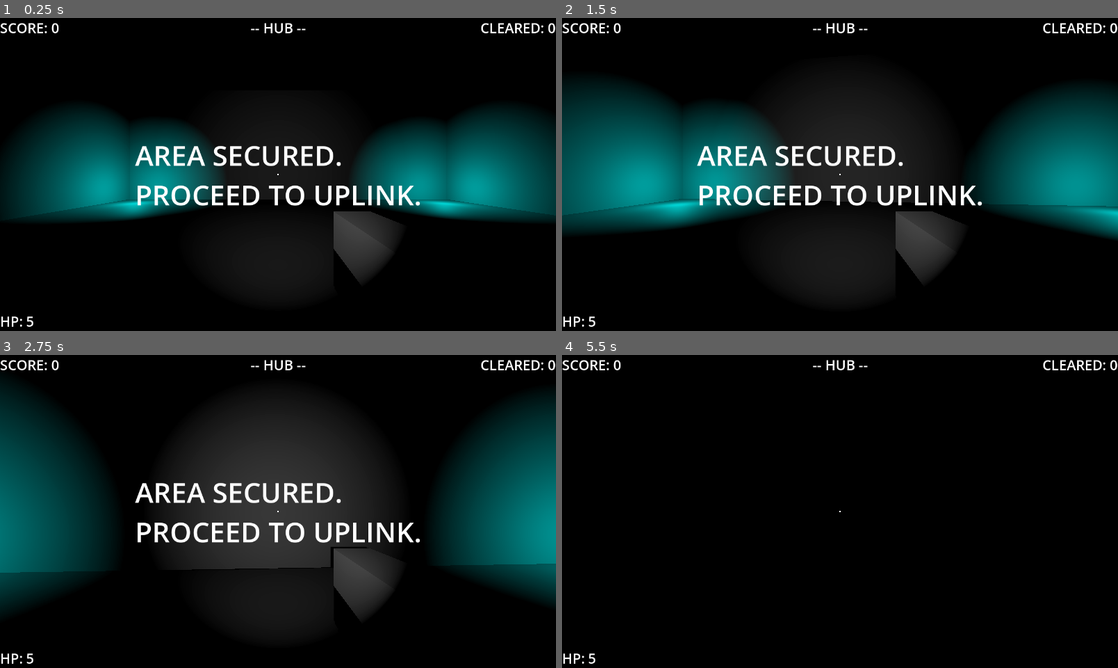
Above: before the commit, frames 1-4 (two rows, left to right).
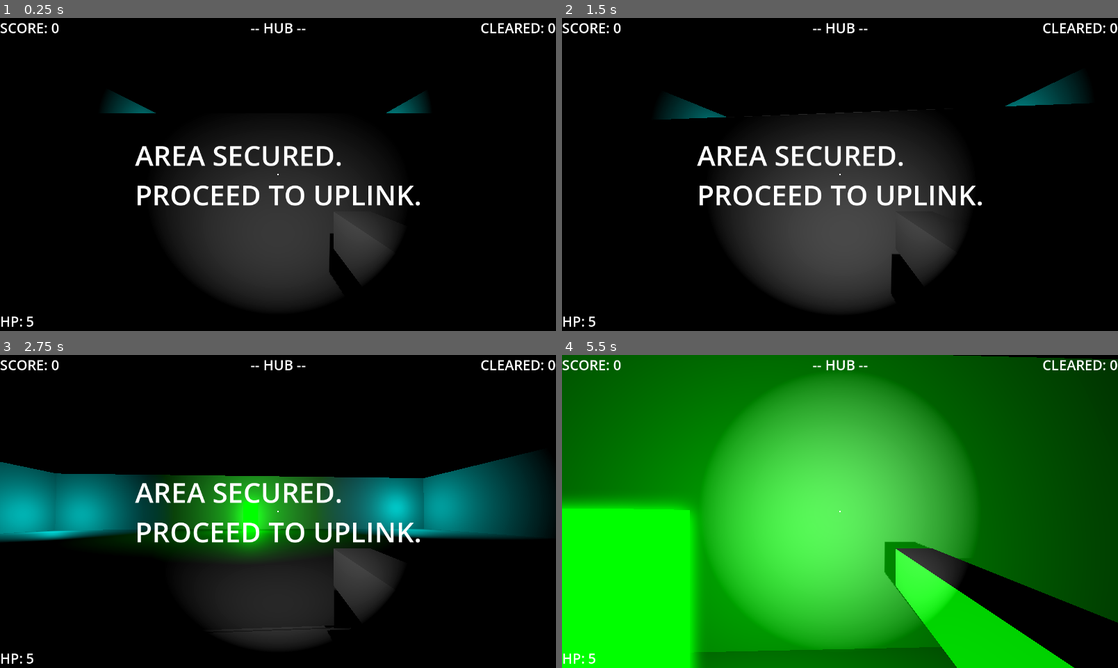
Above: after the commit, the same moments.

Repository: EnderiousGaming/R0-0TRoguelike
Game: Godot game, scene res://scenes/world_c.tscn
The game is run twice, just before and just after one commit, with the same random seed, the same clock (stepped at 60 frames per second) and the same inputs. This scene is started directly instead of the project's main scene.
Inputs (mouse positions are in pixels of both pictures, inside the frame that each line leads up to):
- Up to frame 1 (0.25 s): no input
- Up to frame 2 (1.5 s): tap Enter (ui_accept) at 0.5, 0.77 s; move the mouse to (867, 174) at 0.52 s; press the mouse at (867, 174) at 0.53 s; hold Up (ui_up) from 0.53 s (still down); move the mouse to (812, 174) at 1.27 s; release the mouse at (812, 174) at 1.28 s; click (812, 174) at 1.35 s
- Up to frame 3 (2.75 s): keep holding Up (ui_up); tap Enter (ui_accept) at 1.52 s; move the mouse to (289, 505) at 2.02 s; press the mouse at (289, 505) at 2.03 s
- Up to frame 4 (5.5 s): keep holding Up (ui_up); move the mouse to (834, 517) at 2.77 s; release the mouse at (834, 517) at 2.78 s; click (834, 517) at 2.85 s; tap Enter (ui_accept) at 3.02, 3.77, 4.52 s; move the mouse to (878, 514) at 3.52 s; press the mouse at (878, 514) at 3.53 s; move the mouse to (795, 508) at 4.27 s; release the mouse at (795, 508) at 4.28 s; click (795, 508) at 4.35 s; move the mouse to (845, 511) at 5.02 s; press the mouse at (845, 511) at 5.03 s

The runs differ from the first frame. In frame 1, 27% of the frame differs, in the area x 0-100%, y 23-87%; in frame 2, 33%; in frame 3, 36%; in frame 4, 95%, in the area x 0-100%, y 0-100%.

Commit message:
Added the RAM Sectors arena

Diff:
--- /dev/null
+++ b/scenes/kill_plane.tscn
@@ -0,0 +1,16 @@
+[gd_scene format=3 uid="uid://brf32bxx2jhxk"]
+
+[ext_resource type="Script" uid="uid://bb7obuv1c5qt1" path="res://scripts/hazard_area.gd" id="1_xygd1"]
+
+[sub_resource type="BoxShape3D" id="BoxShape3D_d38ia"]
+size = Vector3(200, 1, 200)
+
+[node name="KillPlane" type="Node3D" unique_id=1321934473]
+
+[node name="HazardArea" type="Area3D" parent="." unique_id=107388141]
+script = ExtResource("1_xygd1")
+
+[node name="CollisionShape3D" type="CollisionShape3D" parent="HazardArea" unique_id=1219182335]
+shape = SubResource("BoxShape3D_d38ia")
+
+[connection signal="body_entered" from="HazardArea" to="HazardArea" method="_on_body_entered"]
--- a/scenes/world_a.tscn
+++ b/scenes/world_a.tscn
@@ -14,6 +14,12 @@
 glow_strength = 1.5
 volumetric_fog_enabled = true
 volumetric_fog_albedo = Color(0.2062256, 0.00012639136, 0.66189396, 1)
+
+[sub_resource type="StandardMaterial3D" id="StandardMaterial3D_r4xtf"]
+albedo_color = Color(0, 0, 0, 1)
+emission_enabled = true
+emission = Color(0.1999056, 0.00031718164, 0.53090954, 1)
+emission_energy_multiplier = 0.5
 
 [node name="World" type="Node3D" unique_id=928174374]
 script = ExtResource("1_r4xtf")
@@ -97,61 +103,73 @@
 transform = Transform3D(1, 0, 0, 0, 1, 0, 0, 0, 1, 10.074635, 3.7271252, 0)
 use_collision = true
 size = Vector3(3, 8, 4)
+material = SubResource("StandardMaterial3D_r4xtf")
 
 [node name="ServerTower2" type="CSGBox3D" parent="." unique_id=265350851]
 transform = Transform3D(1, 0, 0, 0, 1, 0, 0, 0, 1, 3.0873847, 3.7271252, 0)
 use_collision = true
 size = Vector3(3, 8, 4)
+material = SubResource("StandardMaterial3D_r4xtf")
 
 [node name="ServerTower3" type="CSGBox3D" parent="." unique_id=1704292965]
 transform = Transform3D(1, 0, 0, 0, 1, 0, 0, 0, 1, -3.8580198, 3.7271252, 0)
 use_collision = true
 size = Vector3(3, 8, 4)
+material = SubResource("StandardMaterial3D_r4xtf")
 
 [node name="ServerTower4" type="CSGBox3D" parent="." unique_id=1008681332]
 transform = Transform3D(1, 0, 0, 0, 1, 0, 0, 0, 1, -10.535864, 3.7271252, 0)
 use_collision = true
 size = Vector3(3, 8, 4)
+material = SubResource("StandardMaterial3D_r4xtf")
 
 [node name="ServerTower5" type="CSGBox3D" parent="." unique_id=1347887190]
 transform = Transform3D(1, 0, 0, 0, 1, 0, 0, 0, 1, -10.535864, 3.7271252, 8.239609)
 use_collision = true
 size = Vector3(3, 8, 4)
+material = SubResource("StandardMaterial3D_r4xtf")
 
 [node name="ServerTower6" type="CSGBox3D" parent="." unique_id=750522319]
 transform = Transform3D(1, 0, 0, 0, 1, 0, 0, 0, 1, -10.535864, 3.7271252, -7.792078)
 use_collision = true
 size = Vector3(3, 8, 4)
+material = SubResource("StandardMaterial3D_r4xtf")
 
 [node name="ServerTower7" type="CSGBox3D" parent="." unique_id=1948104010]
 transform = Transform3D(1, 0, 0, 0, 1, 0, 0, 0, 1, -3.918392, 3.7271252, -7.792078)
 use_collision = true
 size = Vector3(3, 8, 4)
+material = SubResource("StandardMaterial3D_r4xtf")
 
 [node name="ServerTower8" type="CSGBox3D" parent="." unique_id=1825617376]
 transform = Transform3D(1, 0, 0, 0, 1, 0, 0, 0, 1, 2.9875417, 3.7271252, -7.792078)
 use_collision = true
 size = Vector3(3, 8, 4)
+material = SubResource("StandardMaterial3D_r4xtf")
 
 [node name="ServerTower9" type="CSGBox3D" parent="." unique_id=1609708637]
 transform = Transform3D(1, 0, 0, 0, 1, 0, 0, 0, 1, 9.7978525, 3.7271252, -7.792078)
 use_collision = true
 size = Vector3(3, 8, 4)
+material = SubResource("StandardMaterial3D_r4xtf")
 
 [node name="ServerTower10" type="CSGBox3D" parent="." unique_id=409289203]
 transform = Transform3D(1, 0, 0, 0, 1, 0, 0, 0, 1, 9.7978525, 3.7271252, 8.355383)
 use_collision = true
 size = Vector3(3, 8, 4)
+material = SubResource("StandardMaterial3D_r4xtf")
 
 [node name="ServerTower11" type="CSGBox3D" parent="." unique_id=1255059786]
 transform = Transform3D(1, 0, 0, 0, 1, 0, 0, 0, 1, 3.1814733, 3.7271252, 8.355383)
 use_collision = true
 size = Vector3(3, 8, 4)
+material = SubResource("StandardMaterial3D_r4xtf")
 
 [node name="ServerTower12" type="CSGBox3D" parent="." unique_id=1560277827]
 transform = Transform3D(1, 0, 0, 0, 1, 0, 0, 0, 1, -3.8273098, 3.7271252, 8.355383)
 use_collision = true
 size = Vector3(3, 8, 4)
+material = SubResource("StandardMaterial3D_r4xtf")
 
 [node name="OmniLight3D" type="OmniLight3D" parent="." unique_id=93069]
 transform = Transform3D(1, 0, 0, 0, 1, 0, 0, 0, 1, -0.25411558, 4.5813313, 0)
--- a/scenes/world_b.tscn
+++ b/scenes/world_b.tscn
@@ -5,6 +5,7 @@
 [ext_resource type="Script" uid="uid://kdlyvtmm25uf" path="res://scripts/wave_director.gd" id="3_itj5i"]
 [ext_resource type="PackedScene" uid="uid://cxcouiuwfd02w" path="res://scenes/enemy.tscn" id="4_dtts8"]
 [ext_resource type="PackedScene" uid="uid://il4prkm7s6oo" path="res://scenes/portal.tscn" id="5_q43ju"]
+[ext_resource type="PackedScene" uid="uid://brf32bxx2jhxk" path="res://scenes/kill_plane.tscn" id="6_e5qi3"]
 
 [sub_resource type="Environment" id="Environment_4wyf3"]
 background_mode = 1
@@ -133,4 +134,7 @@
 use_collision = true
 size = Vector3(12, 2, 1)
 
+[node name="KillPlane" parent="." unique_id=1321934473 instance=ExtResource("6_e5qi3")]
+transform = Transform3D(1, 0, 0, 0, 1, 0, 0, 0, 1, 0, -10, 0)
+
 [connection signal="timeout" from="WaveDirector/Timer" to="WaveDirector" method="_on_timer_timeout"]
--- a/scenes/world_c.tscn
+++ b/scenes/world_c.tscn
@@ -26,28 +26,8 @@
 use_collision = true
 size = Vector3(30, 1, 30)
 
-[node name="Wall1" type="CSGBox3D" parent="." unique_id=1877503622]
-transform = Transform3D(1, 0, 0, 0, 1, 0, 0, 0, 1, 0, 5, 15)
-use_collision = true
-size = Vector3(30, 10, 1)
-
-[node name="Wall2" type="CSGBox3D" parent="." unique_id=1936209788]
-transform = Transform3D(1, 0, 0, 0, 1, 0, 0, 0, 1, 0, 5, -15)
-use_collision = true
-size = Vector3(30, 10, 1)
-
-[node name="Wall3" type="CSGBox3D" parent="." unique_id=610390899]
-transform = Transform3D(-4.371139e-08, 0, 1, 0, 1, 0, -1, 0, -4.371139e-08, 15, 5, 0)
-use_collision = true
-size = Vector3(30, 10, 1)
-
-[node name="Wall4" type="CSGBox3D" parent="." unique_id=1473611356]
-transform = Transform3D(-4.371139e-08, 0, 1, 0, 1, 0, -1, 0, -4.371139e-08, -15, 5, 0)
-use_collision = true
-size = Vector3(30, 10, 1)
-
 [node name="Player" parent="." unique_id=665301636 instance=ExtResource("2_m73k7")]
-transform = Transform3D(1, 0, 0, 0, 1, 0, 0, 0, 1, -0.9011092, 1.6220384, 4.196512)
+transform = Transform3D(-1, 0, -8.742278e-08, 0, 1, 0, 8.742278e-08, 0, -1, -0.9011092, 1.6220384, -11.597945)
 mouse_sensitivity = null
 
 [node name="SpawnPoint1" type="Marker3D" parent="." unique_id=920363747 groups=["spawn_point"]]
@@ -59,7 +39,7 @@
 omni_range = 7.5
 
 [node name="SpawnPoint2" type="Marker3D" parent="." unique_id=1351586185 groups=["spawn_point"]]
-transform = Transform3D(1, 0, 0, 0, 1, 0, 0, 0, 1, -12.23715, 1.1726885, 12.727886)
+transform = Transform3D(1, 0, 0, 0, 1, 0, 0, 0, 1, -12.23715, 7.469264, 13.024393)
 
 [node name="OmniLight3D2" type="OmniLight3D" parent="SpawnPoint2" unique_id=1258567554]
 light_color = Color(0, 1, 1, 1)
@@ -75,7 +55,7 @@
 omni_range = 7.5
 
 [node name="SpawnPoint4" type="Marker3D" parent="." unique_id=1129416828 groups=["spawn_point"]]
-transform = Transform3D(1, 0, 0, 0, 1, 0, 0, 0, 1, 12.802603, 1.1726885, 9.608738)
+transform = Transform3D(1, 0, 0, 0, 1, 0, 0, 0, 1, 12.802603, 6.878211, 12.564188)
 
 [node name="OmniLight3D4" type="OmniLight3D" parent="SpawnPoint4" unique_id=1971272187]
 light_color = Color(0, 1, 1, 1)
@@ -91,6 +71,32 @@
 autostart = true
 
 [node name="Portal" parent="." unique_id=1907718005 instance=ExtResource("5_7dwsv")]
-transform = Transform3D(1, 0, 0, 0, 1, 0, 0, 0, 1, -0.17625761, 1, 13.444528)
+transform = Transform3D(1, 0, 0, 0, 1, 0, 0, 0, 1, -0.17625761, 6.7281494, 12.098251)
+
+[node name="UpperFloor" type="CSGBox3D" parent="." unique_id=1091335927]
+transform = Transform3D(1, 0, 0, 0, 1, 0, 0, 0, 1, 0, 2.75, 7.5)
+use_collision = true
+size = Vector3(30, 6, 15)
+
+[node name="Ramp" type="CSGBox3D" parent="." unique_id=947758044]
+transform = Transform3D(1, 0, 0, 0, 0.8660254, 0.5, 0, -0.5, 0.8660254, 0, 2.325, -4.911)
+use_collision = true
+size = Vector3(30, 1, 12)
+
+[node name="Wall1" type="CSGBox3D" parent="." unique_id=1088182799]
+transform = Transform3D(1, 0, 0, 0, 1, 0, 0, 0, 1, 15, 0, 0)
+size = Vector3(1, 20, 30)
+
+[node name="Wall2" type="CSGBox3D" parent="." unique_id=1402591512]
+transform = Transform3D(1, 0, 0, 0, 1, 0, 0, 0, 1, -15, 0, 0)
+size = Vector3(1, 20, 30)
+
+[node name="Wall3" type="CSGBox3D" parent="." unique_id=936696102]
+transform = Transform3D(-4.371139e-08, 0, 1, 0, 1, 0, -1, 0, -4.371139e-08, 0, 0, 15)
+size = Vector3(1, 20, 30)
+
+[node name="Wall4" type="CSGBox3D" parent="." unique_id=1925919719]
+transform = Transform3D(-4.371139e-08, 0, 1, 0, 1, 0, -1, 0, -4.371139e-08, 0, 0, -15)
+size = Vector3(1, 20, 30)
 
 [connection signal="timeout" from="WaveDirector/Timer" to="WaveDirector" method="_on_timer_timeout"]
--- /dev/null
+++ b/scripts/hazard_area.gd
@@ -0,0 +1,13 @@
+extends Area3D
+
+func _on_body_entered(body):
+	# Did R0-0T fall in?
+	if body.is_in_group("player"):
+		print("CRITICAL ERROR: R0-0T fell out of bounds.")
+		if body.has_method("take_damage"):
+			# Deal massive damage to bypass health upgrades and force a game over
+			body.take_damage(999)
+
+	# Did a virus get pushed off the edge?
+	elif body.is_in_group("enemy"):
+		body.queue_free() # Vaporize it so it doesn't fall forever and lag the game
Not shown, added: scripts/hazard_area.gd.uid
